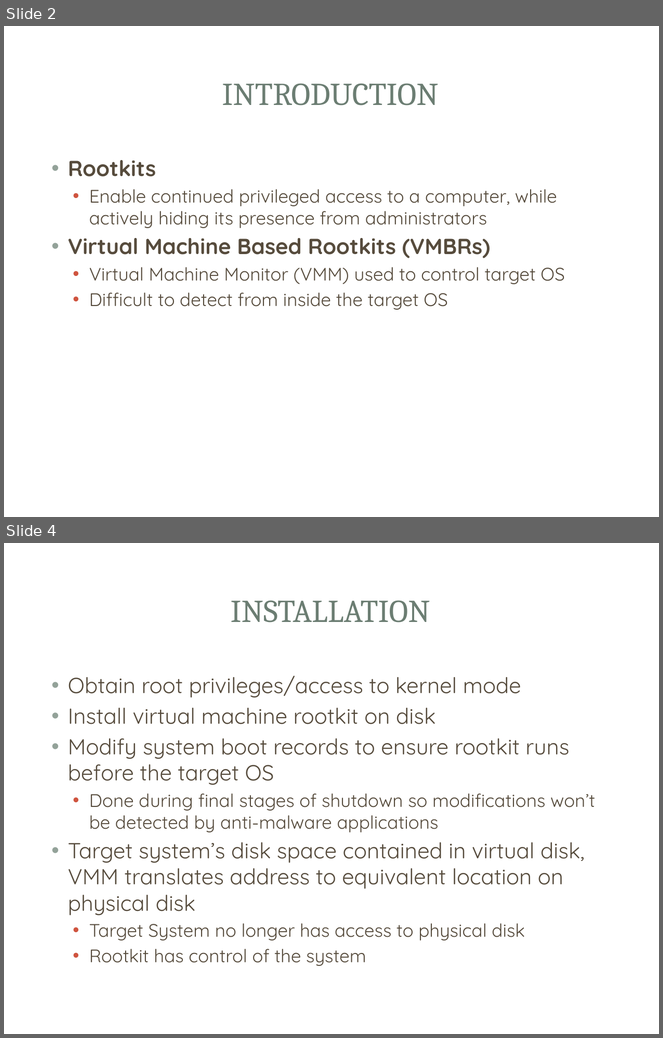
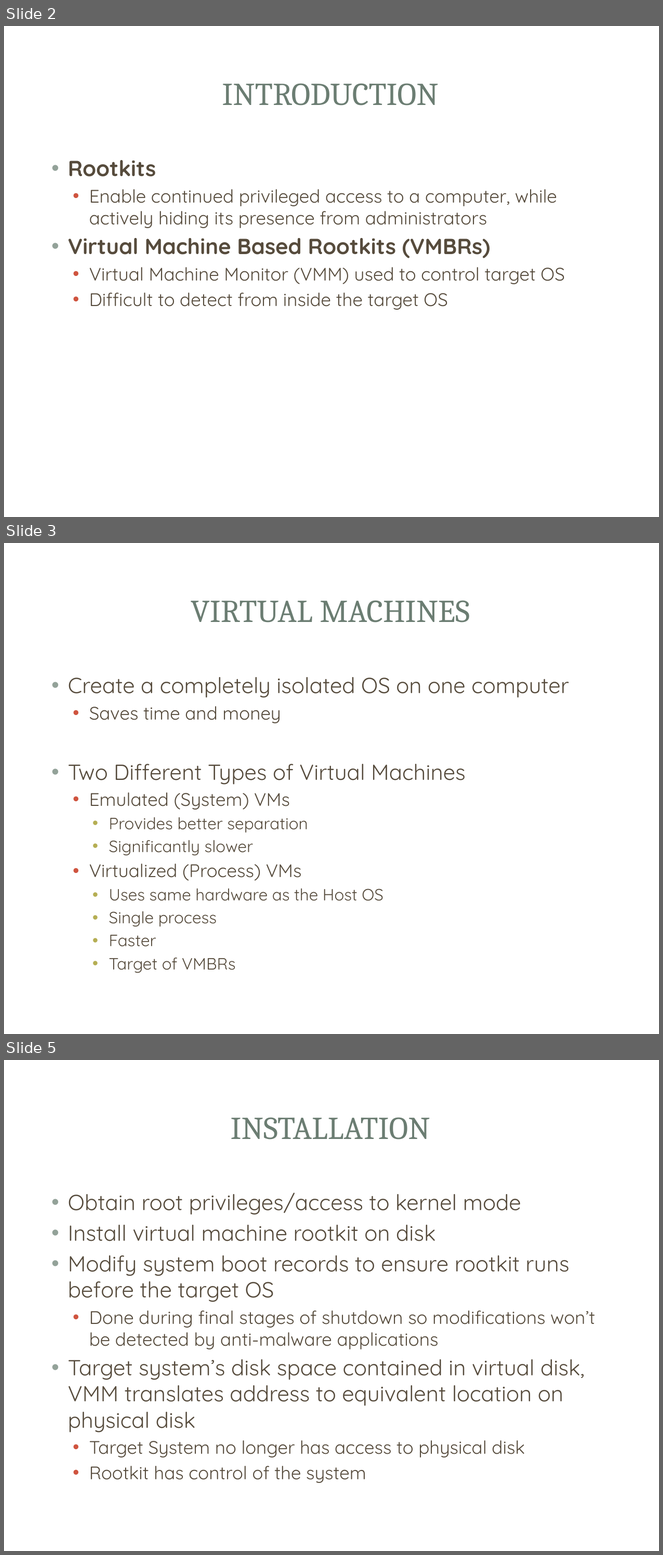
Before and after one commit to mjmalkowski11023/Computer-Security-2013, a slide deck: VMBR_Presentation.pptx. Shown one above the other, each under a label of ours: slides 2 and 4 before the commit, slides 2, 3 and 5 after it; the slides between them are not shown. The pictures are 663x1038 and 663x1555 pixels, drawn with LibreOffice and Linux fonts; fonts in the diff are those of the drawing; background and template pictures are left out. Boxes give left, top, right and bottom in pixels: in the first picture for what was removed or moved away, otherwise in the second. Text is boxed around its words. In the diff, an @@ line names an element or a change of style, - is before the commit and + after.

Commit message:
Added Virtual Machine and VMBR control parts

```diff
--- a/VMBR_Presentation.pptx
+++ b/VMBR_Presentation.pptx
@@ slide 3 added at (4,543,659,1034), background picture (left out); not listed: 3 template elements that a slide beside it also shows @@
@@ title added at (191,600,470,623), 35 pt, text #6B7D72 @@
+VIRTUAL MACHINES
@@ text added at (68,677,569,974), 18 pt, text #564B3C @@
+• Create a completely isolated OS on one computer
+  • Saves time and money
+• Two Different Types of Virtual Machines
+  • Emulated (System) VMs
+    • Provides better separation
+    • Significantly slower
+  • Virtualized (Process) VMs
+    • Uses same hardware as the Host OS
+    • Single process
+    • Faster
+    • Target of VMBRs
@@ what was slide 4 is now slide 5 @@
```
Also in this commit, not shown: 2 other slides added, 2 slides removed.
